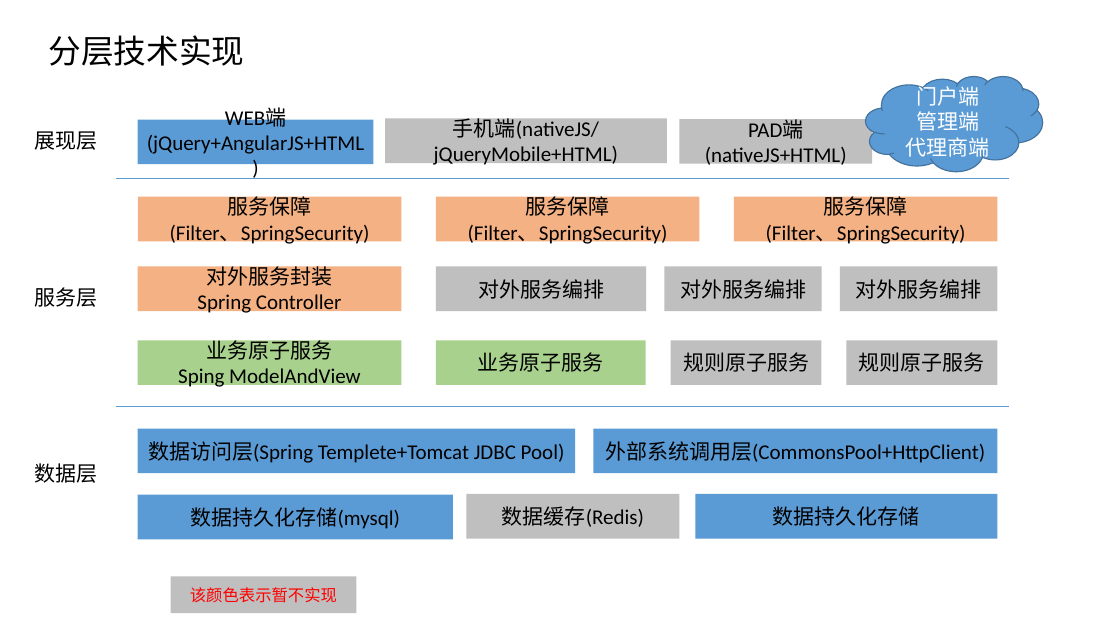
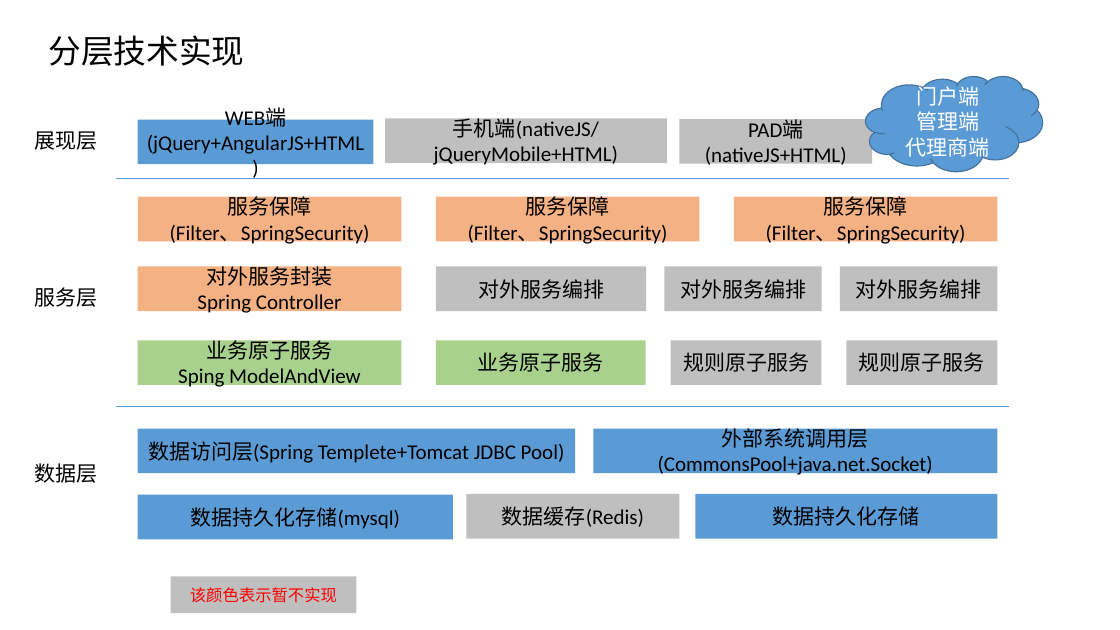
Before and after one commit to ibmconok/dr-overseas-small-bss, a slide deck: slide 2 of document/分层设计.pptx. Drawn at 1120x630 pixels with LibreOffice and Linux fonts; fonts in the diff are those of the drawing. Boxes give left, top, right and bottom in pixels: in the first picture for what was removed or moved away, otherwise in the second. Text is boxed around its words. In the diff, an @@ line names an element or a change of style, - is before the commit and + after.

Commit message:
修改文档去掉HttpClient增加java.net.Socket

```diff
--- a/document/分层设计.pptx
+++ b/document/分层设计.pptx
@@ text in rectangle at bbox=[658, 425, 933, 478]: text changed @@
-外部系统调用层(CommonsPool+HttpClient)
+外部系统调用层(CommonsPool+java.net.Socket)
```
Also in this commit, not shown: 1 other file.
